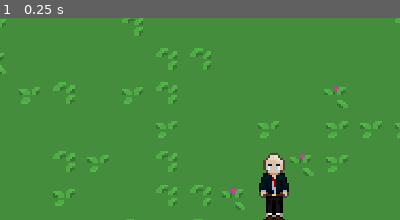
Above: before the commit, frame 1.
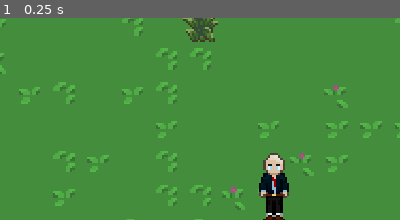
Above: after the commit, the same moment.

Repository: rakthalekk/CSC281-Project
Game: Godot game, scene res://src/Main.tscn
Same seed, same stepped clock (60 frames per second), same inputs: the game is played once before the commit and once after it. The engine's default icon, where the game draws it, is replaced by a stand-in: a white triangle on a blue panel in a dark square.
Inputs:
- Up to frame 1 (0.25 s): no input
The pictures show only the part of the screen within x 16-66%, y 0-50%; the shares and areas given below are measured in that part.

The runs differ from the first frame. In frame 1, 0.7% of the frame differs, in the area x 45-55%, y 0-12%.

Commit message:
added diagonals to tall grass

Diff:
--- a/281-Project/src/TallGrass.gd
+++ b/281-Project/src/TallGrass.gd
@@ -14,6 +14,6 @@
 	for x in range (fieldLength):
 		for y in range (fieldWidth):
 			var rand = noise_map.openSimplex2D(x/8.0, y/8.0)
-			if( rand > 99 ):
+			if( rand > 0.5 ):
 				set_cell(x, y, 0, false, false, false, Vector2(0, 0))
 	update_bitmask_region(Vector2(0, 0), Vector2(fieldLength, fieldWidth))
Binary file changed: 281-Project/assets/Map Elements/Tilesheet/heavygrasstilesheet.png
